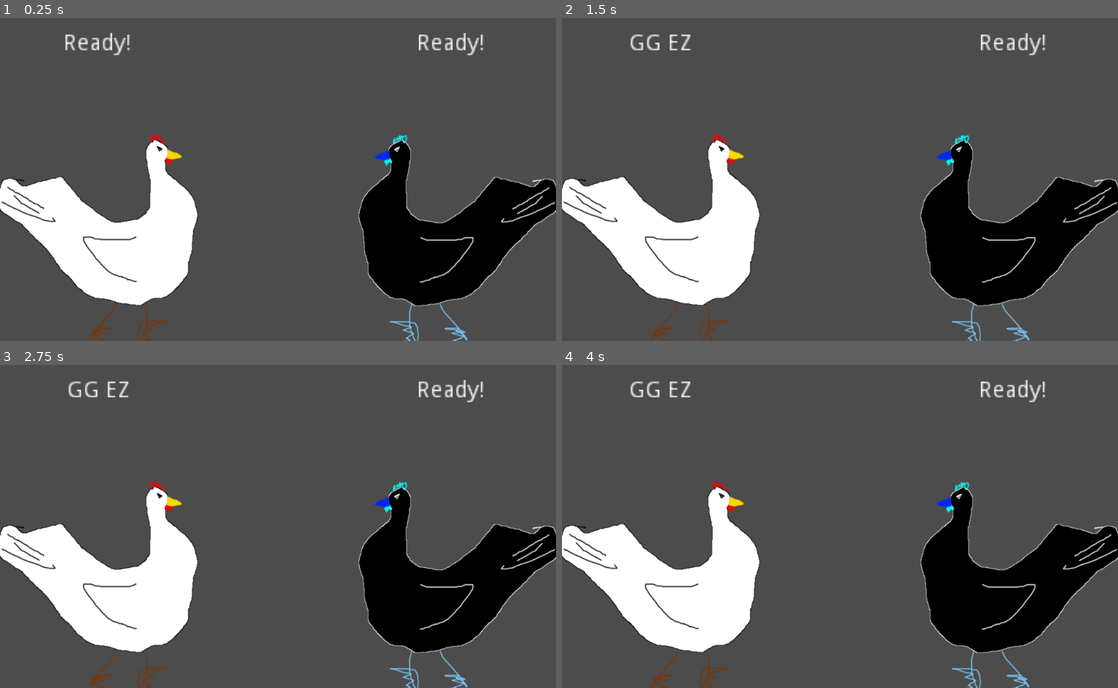
Above: before the commit, frames 1-4 (two rows, left to right).
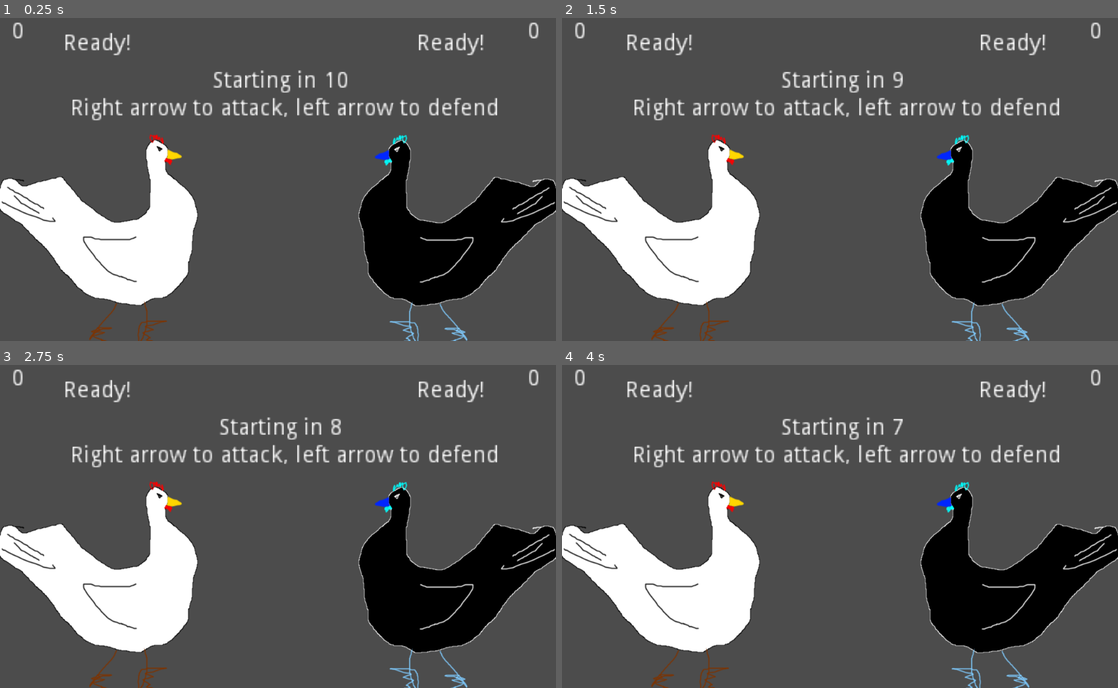
Above: after the commit, the same moments.

Repository: Verslapper/Eggspression
Game: Godot game, scene res://Main.tscn
Same seed, same stepped clock (60 frames per second), same inputs: the game is played once before the commit and once after it.
Inputs:
- Up to frame 1 (0.25 s): no input
- Up to frame 2 (1.5 s): tap Enter (ui_accept) at 0.5, 1.35 s; hold Right (ui_right) 0.53-1.28 s; hold Enter (ui_accept) 0.53-1.28 s; hold Left (ui_left) from 1.28 s (still down)
- Up to frame 3 (2.75 s): tap Enter (ui_accept) at 1.52, 1.82, 2 s; release Left (ui_left) at 2.03 s; hold Right (ui_right) from 2.03 s (still down); hold Enter (ui_accept) from 2.03 s (still down)
- Up to frame 4 (4 s): release Enter (ui_accept) at 2.78 s; tap Enter (ui_accept) at 2.85, 3.02, 3.32, 3.5 s; release Right (ui_right) at 3.53 s; hold Left (ui_left) from 3.53 s (still down); hold Enter (ui_accept) from 3.53 s (still down)

The runs differ from the first frame. In frame 1, 2.2% of the frame differs, in the area x 2-97%, y 1-32%; in frame 2, 2.5%; in frame 3, 2.5%; in frame 4, 2.5%.

Commit message:
Added instructional label, timers before game start, win counter, replay functionality

Diff:
--- a/HUD.tscn
+++ b/HUD.tscn
@@ -57,3 +57,95 @@
 lines_skipped = 0
 max_lines_visible = -1
 _sections_unfolded = [ "Margin", "Rect", "Size Flags", "custom_fonts", "custom_styles" ]
+
+[node name="TimerLabel" type="Label" parent="." index="2"]
+
+anchor_left = 0.0
+anchor_top = 0.0
+anchor_right = 0.0
+anchor_bottom = 0.0
+margin_left = 88.0
+margin_top = 100.0
+margin_right = 374.0
+margin_bottom = 244.0
+rect_scale = Vector2( 3, 3 )
+rect_pivot_offset = Vector2( 0, 0 )
+rect_clip_content = false
+mouse_filter = 2
+mouse_default_cursor_shape = 0
+size_flags_horizontal = 1
+size_flags_vertical = 4
+text = "Lots of text to test the scale"
+align = 1
+percent_visible = 1.0
+lines_skipped = 0
+max_lines_visible = -1
+_sections_unfolded = [ "Margin", "Rect" ]
+
+[node name="IntroTextLabel" type="Label" parent="TimerLabel" index="0"]
+
+anchor_left = 0.0
+anchor_top = 0.0
+anchor_right = 0.0
+anchor_bottom = 0.0
+margin_left = 14.0
+margin_top = 17.0
+margin_right = 277.0
+margin_bottom = 31.0
+rect_pivot_offset = Vector2( 0, 0 )
+rect_clip_content = false
+mouse_filter = 2
+mouse_default_cursor_shape = 0
+size_flags_horizontal = 1
+size_flags_vertical = 4
+text = "Right arrow to attack, left arrow to defend"
+percent_visible = 1.0
+lines_skipped = 0
+max_lines_visible = -1
+
+[node name="PlayerWinLabel" type="Label" parent="." index="3"]
+
+anchor_left = 0.0
+anchor_top = 0.0
+anchor_right = 0.0
+anchor_bottom = 0.0
+margin_right = 23.0
+margin_bottom = 20.0
+rect_scale = Vector2( 3, 3 )
+rect_pivot_offset = Vector2( 0, 0 )
+rect_clip_content = false
+mouse_filter = 2
+mouse_default_cursor_shape = 0
+size_flags_horizontal = 1
+size_flags_vertical = 4
+text = "0"
+align = 1
+valign = 1
+percent_visible = 1.0
+lines_skipped = 0
+max_lines_visible = -1
+_sections_unfolded = [ "Focus", "Hint", "Mouse", "Rect", "Size Flags", "Theme" ]
+
+[node name="EnemyWinLabel" type="Label" parent="." index="4"]
+
+anchor_left = 0.0
+anchor_top = 0.0
+anchor_right = 0.0
+anchor_bottom = 0.0
+margin_left = 950.0
+margin_right = 973.0
+margin_bottom = 20.0
+rect_scale = Vector2( 3, 3 )
+rect_pivot_offset = Vector2( 0, 0 )
+rect_clip_content = false
+mouse_filter = 2
+mouse_default_cursor_shape = 0
+size_flags_horizontal = 1
+size_flags_vertical = 4
+text = "0"
+align = 1
+valign = 1
+percent_visible = 1.0
+lines_skipped = 0
+max_lines_visible = -1
+_sections_unfolded = [ "Focus", "Hint", "Mouse", "Rect", "Size Flags", "Theme" ]
--- a/Main.gd
+++ b/Main.gd
@@ -1,31 +1,36 @@
 extends Node
 
-# class member variables go here, for example:
-# var a = 2
-# var b = "textvar"
 var stopStopHesAlreadyDead = false
+var playerWins = 0
+var enemyWins = 0
 
 func _ready():
-	# Called when the node is added to the scene for the first time.
-	# Initialization here
 	randomize()
+	reset()
 	pass
 
 func _process(delta):
 #	# Called every frame. Delta is time since last frame.
 #	# Update game logic here.
 
-	if get_node("Player").state == "ATTACKING" && get_node("Enemy").state != "DEFENDING":
-		you_win()
-	elif get_node("Enemy").state == "ATTACKING" && get_node("Player").state != "DEFENDING":
-		you_lose()
+	if !stopStopHesAlreadyDead:
+		if get_node("Player").state == "ATTACKING" && get_node("Enemy").state != "DEFENDING":
+			you_win()
+		elif get_node("Enemy").state == "ATTACKING" && get_node("Player").state != "DEFENDING":
+			you_lose()
 
-	if !stopStopHesAlreadyDead:
+	if !get_node("Timer").is_stopped():
+		get_node("HUD/TimerLabel").text = "Starting in " + str(int(get_node("Timer").time_left + 1))
+	else:
+		get_node("HUD/TimerLabel").hide()
+
+	if !stopStopHesAlreadyDead && get_node("Timer").is_stopped():
 		if Input.is_action_pressed("ui_left"):
 			get_node("Player").state = "DEFENDING"
 			get_node("HUD/PlayerStateLabel").text = "Defend!"
-		if Input.is_action_pressed("ui_right"):
-			get_node("Player").state = "ATTACKING" # make this ATTACK_PREP when you can time that state transition to "ATTACKING"
+		elif Input.is_action_pressed("ui_right"):
+			# make this ATTACK_PREP when you can time that state transition to "ATTACKING"
+			get_node("Player").state = "ATTACKING"
 			get_node("HUD/PlayerStateLabel").text = "Attack!"
 
 		if (randi() % 100 == 0):
@@ -34,10 +39,9 @@
 		elif (randi() % 70 == 0):
 			get_node("Enemy").state = "DEFENDING"
 			get_node("HUD/EnemyStateLabel").text = "Defend!"
-		else:
+		elif (randi() % 10 == 0):
 			get_node("Enemy").state = "NEUTRAL"
 			get_node("HUD/EnemyStateLabel").text = "Ready!"
-
 
 	# OK, so I gotta:
 		# detect player input
@@ -47,20 +51,39 @@
 		# make enemy react to player state
 		# prevent turtling with a defend cooldown/pool
 
+	if stopStopHesAlreadyDead:
+		get_node("HUD/TimerLabel").show()
+		if Input.is_action_pressed("ui_accept"):
+			reset()
 	pass
 
 func you_win():
 	stopStopHesAlreadyDead = true
+	playerWins += 1
+	setWinCounter(get_node("HUD/PlayerWinLabel"), playerWins)
 	get_node("HUD/PlayerStateLabel").text = "GG EZ"
-	# Display success, increment win tally, prompt for reset button
+	get_node("HUD/TimerLabel").text = "Go again? Press enter!"
 	pass
 
 func you_lose():
 	stopStopHesAlreadyDead = true
+	enemyWins += 1
+	setWinCounter(get_node("HUD/EnemyWinLabel"), enemyWins)
 	get_node("HUD/PlayerStateLabel").text = "FFS RIP"
-	# Display failure, increment loss tally, prompt for reset button
+	get_node("HUD/TimerLabel").text = "Go again? Press enter!"
 	pass
+
+func setWinCounter(labelNode, winCount):
+	if (winCount > 0):
+		labelNode.text = str(winCount)
+		labelNode.show()
+	else:
+		labelNode.hide()
 
 func reset():
 	get_node("Player").state = "NEUTRAL"
 	get_node("Enemy").state = "NEUTRAL"
+	get_node("HUD/PlayerStateLabel").text = "Ready!"
+	get_node("HUD/EnemyStateLabel").text = "Ready!"
+	get_node("Timer").start()
+	stopStopHesAlreadyDead = false
--- a/Main.tscn
+++ b/Main.tscn
@@ -22,3 +22,10 @@
 state = null
 
 [node name="HUD" parent="." index="2" instance=ExtResource( 5 )]
+
+[node name="Timer" type="Timer" parent="." index="3"]
+
+process_mode = 1
+wait_time = 10.0
+one_shot = true
+autostart = false
